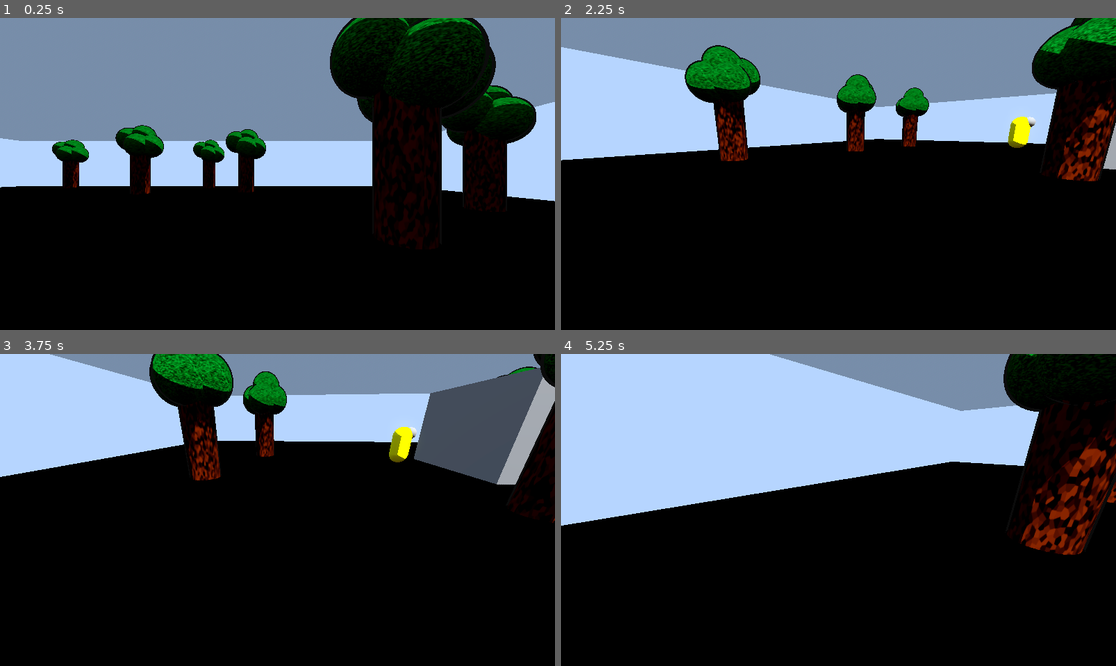
Above: before the commit, frames 1-4 (two rows, left to right).
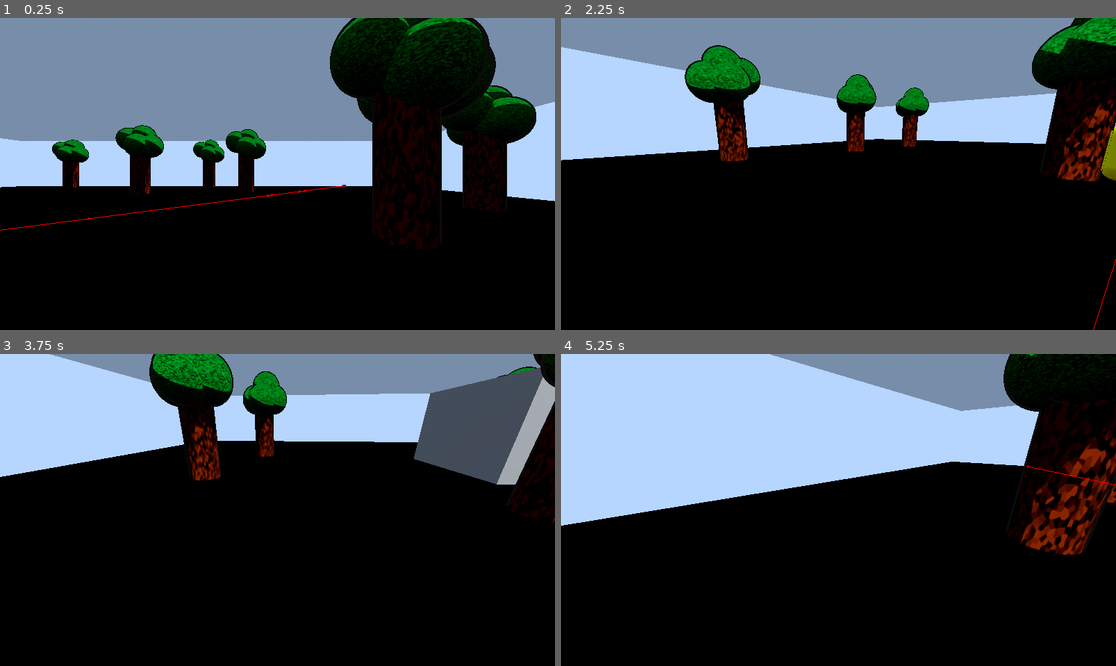
Above: after the commit, the same moments.

Repository: Kelvysb/Aula_Godot_Enemy
Game: Godot game, scene res://main_scene.tscn
Same seed, same stepped clock (60 frames per second), same inputs: the game is played once before the commit and once after it.
Inputs (mouse positions are in pixels of both pictures, inside the frame that each line leads up to):
- Up to frame 1 (0.25 s): no input
- Up to frame 2 (2.25 s): move the mouse to (960, 158) at 0.52 s; hold D (Right) 0.53-1.28 s; click (960, 158) at 0.67 s; tap Space (Jump) at 0.77, 1.52 s; move the mouse to (810, 174) at 1.27 s; hold W (Up) from 1.28 s (still down); move the mouse to (849, 167) at 2.02 s
- Up to frame 3 (3.75 s): keep holding W (Up); move the mouse to (271, 516) at 2.77 s; tap Space (Jump) at 3.02 s; move the mouse to (316, 513) at 3.52 s
- Up to frame 4 (5.25 s): keep holding W (Up); tap Space (Jump) at 3.77, 4.52 s; move the mouse to (794, 506) at 4.27 s; move the mouse to (844, 510) at 5.02 s

The runs differ from the first frame. In frame 1, 0.2% of the frame differs, in the area x 0-63%, y 53-69%; in frame 2, 0.7%, in the area x 80-100%, y 31-100%; in frame 3, 0.4%; in frame 4, less than 0.1%.

Commit message:
state machine

Diff:
--- a/Inimigo.gd
+++ b/Inimigo.gd
@@ -1,23 +1,41 @@
 extends CharacterBody3D
-
 
 const SPEED = 2.0
 const JUMP_VELOCITY = 4.5
 @onready var navigation_agent_3d = $NavigationAgent3D as NavigationAgent3D
 @onready var space = get_viewport().world_3d.direct_space_state
 @onready var vision = $Vision
+@onready var timer = $Timer
 
 # Get the gravity from the project settings to be synced with RigidBody nodes.
 var gravity = ProjectSettings.get_setting("physics/3d/default_gravity")
 
+enum estado {
+	Andando,
+	Seguindo,
+	Atacando
+}
+
+var estado_atual : estado = estado.Andando
 
 func _physics_process(delta):
 
 	var target = getTarget()
+	if target != Vector3.ZERO:
+		if target.distance_to(global_position) < 10:
+			estado_atual = estado.Atacando
+		else:
+			estado_atual = estado.Seguindo
+	else:
+		estado_atual = estado.Andando
 
-	if target != Vector3.ZERO:
-		navigation_agent_3d.set_target_position(target)
-
+	match estado_atual:
+		estado.Andando :
+			ExecutarAndando()
+		estado.Seguindo :
+			ExecutarSeguindo(target)
+		estado.Atacando :
+			ExecutarAtacando()
 
 	var next_path_position: Vector3 = navigation_agent_3d.get_next_path_position()
 	var current_agent_position: Vector3 = global_position
@@ -33,6 +51,21 @@
 	FaceDirection(delta)
 	move_and_slide()
 
+func ExecutarAndando():
+	print_debug("Estado : Andando")
+	if(navigation_agent_3d.is_navigation_finished()):
+		var target = get_tree().get_nodes_in_group("alvos").pick_random().global_position
+		navigation_agent_3d.set_target_position(target)
+
+func ExecutarSeguindo(target : Vector3):
+	print_debug("Estado : Segindo")
+	navigation_agent_3d.set_target_position(target)
+
+
+func ExecutarAtacando():
+	print_debug("Estado : Atacando")
+	if timer.is_stopped():
+		timer.start()
 
 func _on_navigation_agent_3d_velocity_computed(safe_velocity):
 	if not is_on_floor():
@@ -63,3 +96,10 @@
 	var originalRot = rotation.y
 	look_at(transform.origin + Vector3(velocity.x, 0, velocity.z))
 	rotation.y = lerp_angle(originalRot, rotation.y, delta * .5)
+
+func _on_timer_timeout():
+	if estado_atual != estado.Atacando:
+		timer.stop()
+		return
+	var player = get_tree().get_first_node_in_group("player") as Player
+	player.LevarDano(1)
--- a/Inimigo.tscn
+++ b/Inimigo.tscn
@@ -42,4 +42,7 @@
 transform = Transform3D(0.666271, 0, 0, 0, 0.666271, 0, 0, 0, 0.666271, 0, 0.641059, -0.363442)
 mesh = SubResource("SphereMesh_ibowl")
 
+[node name="Timer" type="Timer" parent="."]
+
 [connection signal="velocity_computed" from="NavigationAgent3D" to="." method="_on_navigation_agent_3d_velocity_computed"]
+[connection signal="timeout" from="Timer" to="." method="_on_timer_timeout"]
--- a/Player.gd
+++ b/Player.gd
@@ -1,5 +1,6 @@
 extends CharacterBody3D
 
+class_name Player
 
 const SPEED = 5.0
 const JUMP_VELOCITY = 4.5
@@ -7,6 +8,10 @@
 
 # Get the gravity from the project settings to be synced with RigidBody nodes.
 var gravity = ProjectSettings.get_setting("physics/3d/default_gravity")
+
+var maxHp: int = 10
+@onready var hp : int = maxHp
+
 @onready var pivot = $Pivot
 @onready var camera = $Pivot/Camera3D
 
@@ -42,3 +47,8 @@
 		velocity.z = move_toward(velocity.z, 0, SPEED)
 
 	move_and_slide()
+
+func LevarDano(dano : int):
+	hp = hp - dano
+	if hp <= 0:
+		get_tree().quit()
--- a/main_scene.tscn
+++ b/main_scene.tscn
@@ -223,7 +223,7 @@
 transform = Transform3D(1, 0, 0, 0, 1, 0, 0, 0, 1, -6.15696, 1.92, 5.26478)
 
 [node name="Plataforma" type="AnimatableBody3D" parent="."]
-transform = Transform3D(0.999998, 0, 0, 0, 1, 0, 0, 0, 0.999999, 9.63932, 2.34535, 3.78435)
+transform = Transform3D(0.999998, 0, 0, 0, 1, 0, 0, 0, 0.999999, 9.63937, 2.34536, 3.78437)
 
 [node name="MeshInstance3D" type="MeshInstance3D" parent="Plataforma"]
 transform = Transform3D(2.3168, 0, 0, 0, 0.22435, 0, 0, 0, 1.5153, 0, 0, 0)
@@ -238,7 +238,7 @@
 curve = SubResource("Curve3D_i5vsx")
 
 [node name="PathFollow3D" type="PathFollow3D" parent="Path3D"]
-transform = Transform3D(0.999998, 0, 0, 0, 1, 0, 0, 0, 0.999999, 9.63932, 2.34535, 3.78435)
+transform = Transform3D(0.999998, 0, 0, 0, 1, 0, 0, 0, 0.999999, 9.63937, 2.34536, 3.78437)
 progress = 10.9425
 rotation_mode = 0
 
@@ -251,3 +251,17 @@
 libraries = {
 "": SubResource("AnimationLibrary_buvsn")
 }
+
+[node name="Waypoints" type="Node3D" parent="."]
+
+[node name="Alvo1" type="Node3D" parent="Waypoints" groups=["alvos"]]
+transform = Transform3D(1, 0, 0, 0, 1, 0, 0, 0, 1, -16.9485, 0, -12.1994)
+
+[node name="Alvo2" type="Node3D" parent="Waypoints" groups=["alvos"]]
+transform = Transform3D(1, 0, 0, 0, 1, 0, 0, 0, 1, 16.8462, 0, -21.3053)
+
+[node name="Alvo3" type="Node3D" parent="Waypoints" groups=["alvos"]]
+transform = Transform3D(1, 0, 0, 0, 1, 0, 0, 0, 1, 16.8462, 0, 17.8926)
+
+[node name="Alvo4" type="Node3D" parent="Waypoints" groups=["alvos"]]
+transform = Transform3D(1, 0, 0, 0, 1, 0, 0, 0, 1, -21.2237, 0, 17.8926)
